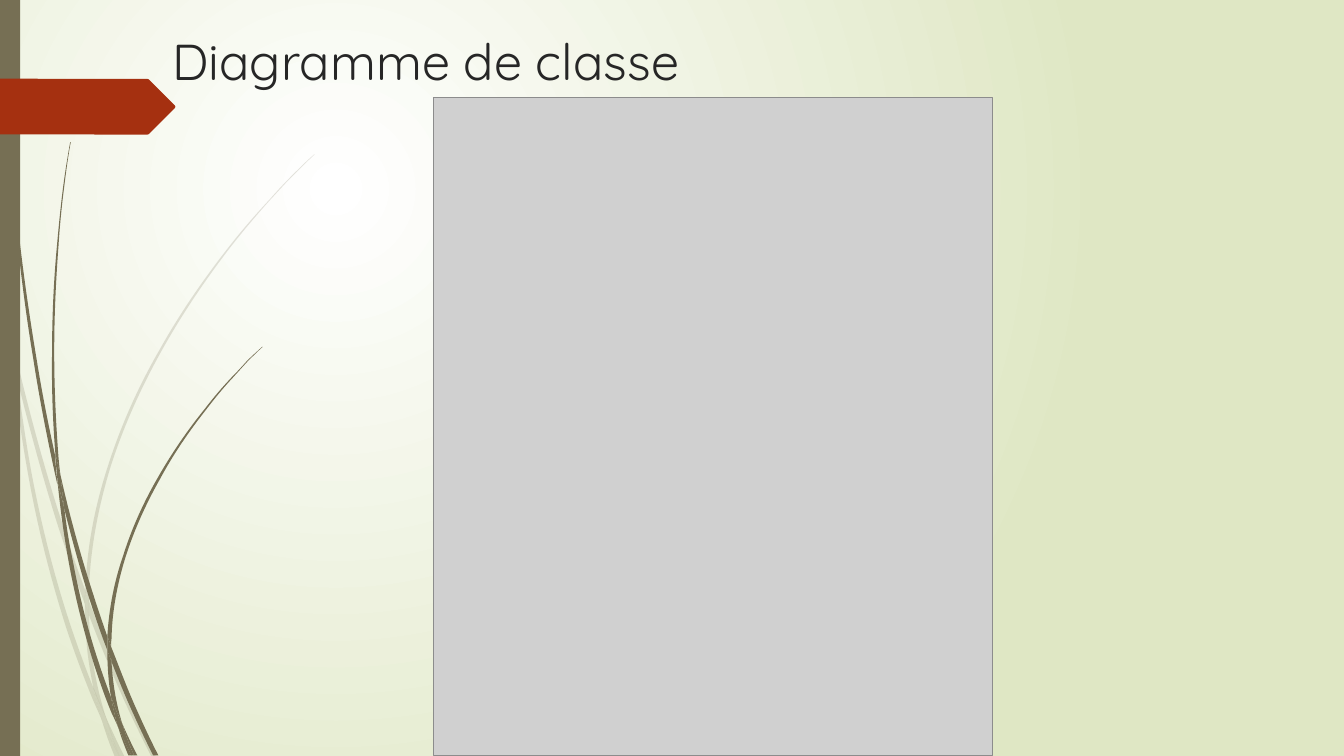
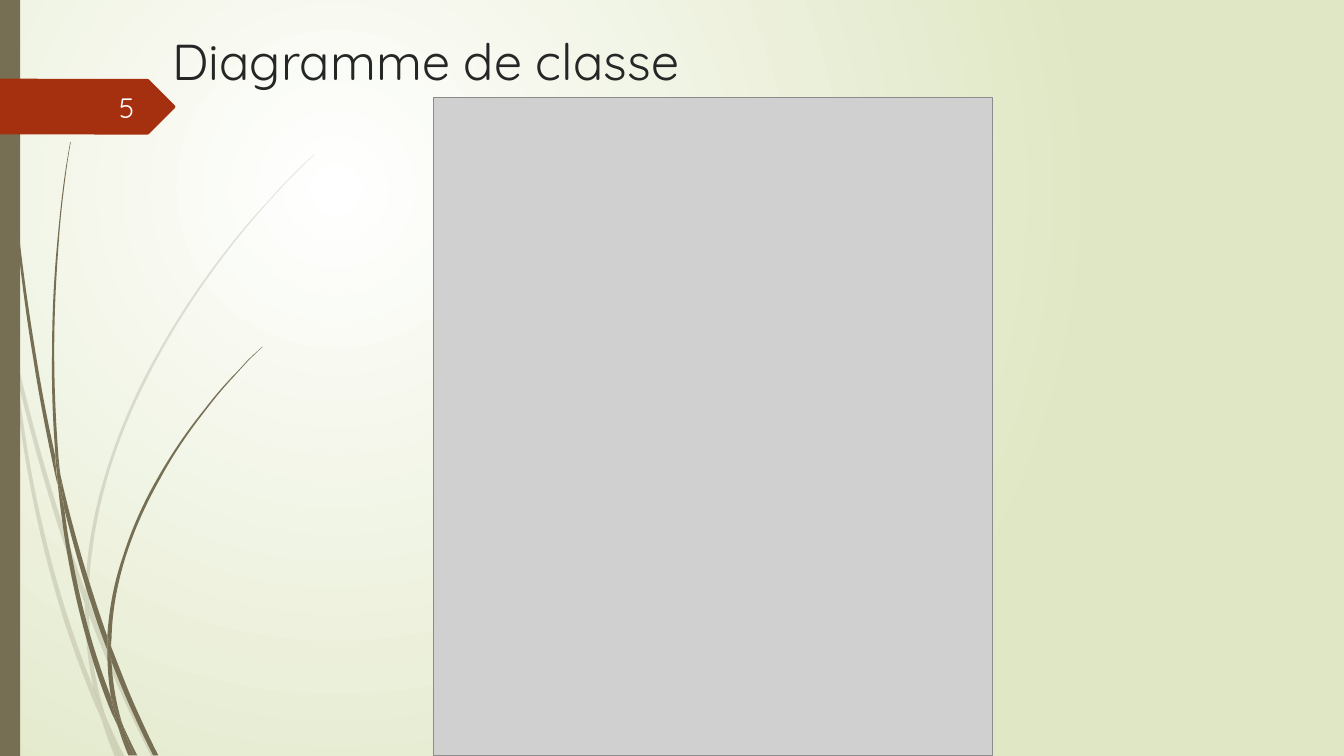
Before and after one commit to LeVraiGG/bdrModsManager, a slide deck: slide 6 of src/main/presentation_projet_bdr.pptx. Drawn at 1344x756 pixels with LibreOffice and Linux fonts; fonts in the diff are those of the drawing; grey boxes stand for pictures. Boxes give left, top, right and bottom in pixels: in the first picture for what was removed or moved away, otherwise in the second. Text is boxed around its words. In the diff, an @@ line names an element or a change of style, - is before the commit and + after.

```diff
--- a/src/main/presentation_projet_bdr.pptx
+++ b/src/main/presentation_projet_bdr.pptx
@@ text added at box(119, 98, 134, 118), 20 pt, text #FEFFFF @@
+5
```
Also in this commit, not shown: 9 other slides changed.
